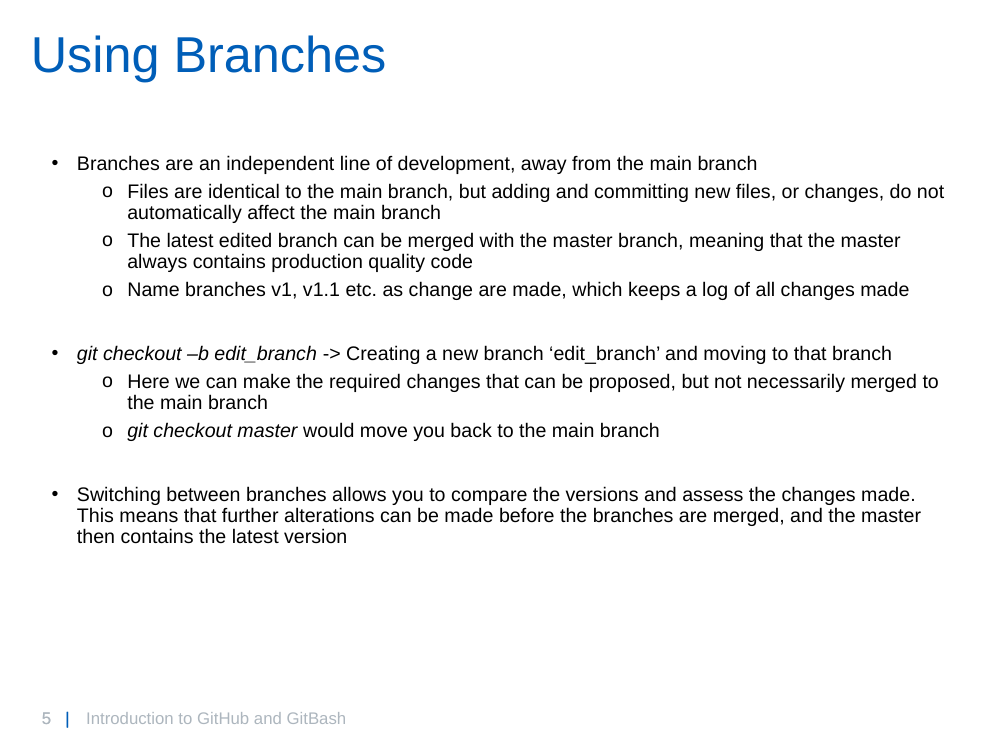
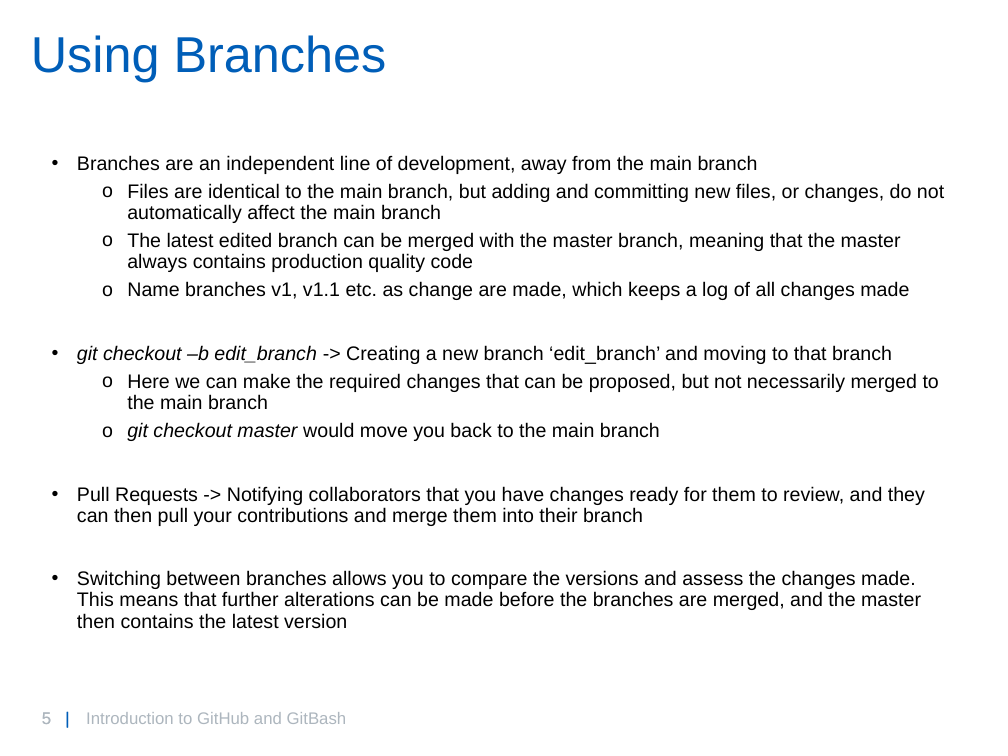
Before and after one commit to willbrooks2/Git_Introduction, a slide deck: slide 5 of GitIntro.pptx. Drawn at 1008x756 pixels with LibreOffice and Linux fonts; fonts in the diff are those of the drawing; background and template pictures are left out. Boxes give left, top, right and bottom in pixels: in the first picture for what was removed or moved away, otherwise in the second. Text is boxed around its words. In the diff, an @@ line names an element or a change of style, - is before the commit and + after.

```diff
--- a/GitIntro.pptx
+++ b/GitIntro.pptx
@@ text at (77,486,925,526): paragraph added @@
+• Pull Requests -> Notifying collaborators that you have changes ready for them to review, and they can then pull your contributions and merge them into their branch
```
Also in this commit, not shown: 3 other slides changed.
